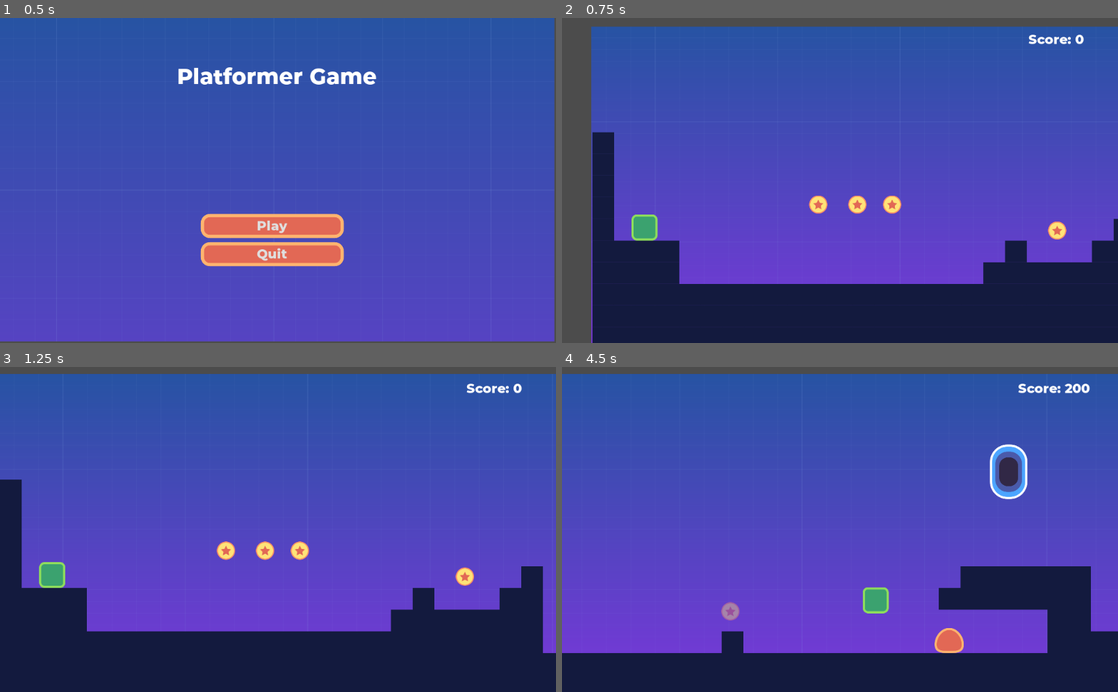
Above: before the commit, frames 1-4 (two rows, left to right).
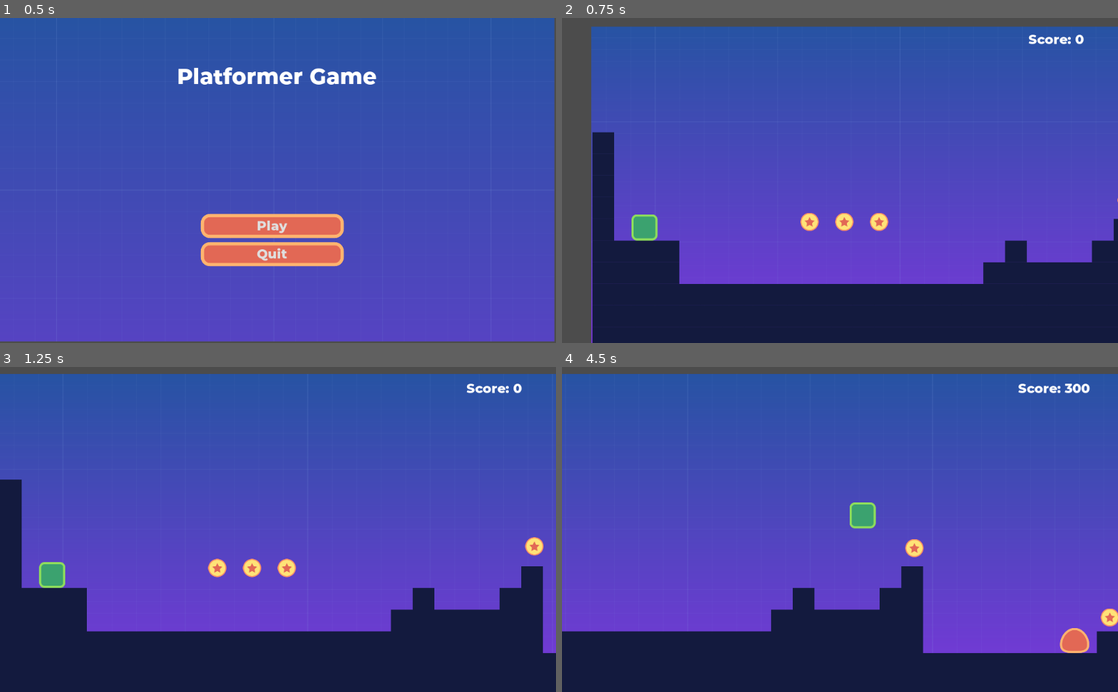
Above: after the commit, the same moments.

Repository: dim11010/Platformer_Game
Game: Godot game, scene res://src/Screens/MainScreen.tscn
Same seed, same stepped clock (60 frames per second), same inputs: the game is played once before the commit and once after it.
Inputs:
- Up to frame 1 (0.5 s): no input
- Up to frame 2 (0.75 s): click "Play" at 0.5 s
- Up to frame 3 (1.25 s): no input
- Up to frame 4 (4.5 s): hold D (move_right) 1.28-2.78 s; tap W (jump) at 1.35, 1.52, 1.82, 2.1, 2.27, 2.57, 2.85, 3.6, 3.77, 4.07, 4.35 s; hold A (move_left) 2.78-3.53 s; hold D (move_right) from 3.53 s (still down)

Frame 1 is identical in both runs. In frame 2, 1.1% of the frame differs, in the area x 42-100%, y 54-69%; in frame 3, 1.2%; in frame 4, 14%, in the area x 0-100%, y 5-89%.

Commit message:
Final Files

Diff:
--- a/src/Objects/Coin.tscn
+++ b/src/Objects/Coin.tscn
@@ -8,7 +8,7 @@
 
 [sub_resource type="Animation" id=4]
 resource_name = "Fade_out"
-length = 0.4
+length = 0.2
 tracks/0/type = "value"
 tracks/0/path = NodePath(".:modulate")
 tracks/0/interp = 1
@@ -16,7 +16,7 @@
 tracks/0/imported = false
 tracks/0/enabled = true
 tracks/0/keys = {
-"times": PoolRealArray( 0, 0.4 ),
+"times": PoolRealArray( 0, 0.2 ),
 "transitions": PoolRealArray( 1, 1 ),
 "update": 0,
 "values": [ Color( 1, 1, 1, 1 ), Color( 1, 1, 1, 0 ) ]
@@ -28,7 +28,7 @@
 tracks/1/imported = false
 tracks/1/enabled = true
 tracks/1/keys = {
-"times": PoolRealArray( 0.6 ),
+"times": PoolRealArray( 0.2 ),
 "transitions": PoolRealArray( 1 ),
 "values": [ {
 "args": [  ],
--- a/src/Objects/Portal.gd
+++ b/src/Objects/Portal.gd
@@ -6,7 +6,7 @@
 export var next_scene: PackedScene
 
 
-func _on_body_entered(body: PhysicsBody2D) -> void:
+func _on_body_entered(_body: PhysicsBody2D) -> void:
 	teleport()
 
 
@@ -16,4 +16,5 @@
 func teleport() -> void:
 	anim_player.play("Fade_in")
 	yield(anim_player, "animation_finished")
+# warning-ignore:return_value_discarded
 	get_tree().change_scene_to(next_scene)
--- a/src/Screens/EndScreen.tscn
+++ b/src/Screens/EndScreen.tscn
@@ -8,6 +8,7 @@
 [ext_resource path="res://src/UserInterface/Title.tscn" type="PackedScene" id=7]
 
 [node name="EndScreen" type="Control"]
+pause_mode = 2
 anchor_right = 1.0
 anchor_bottom = 1.0
 theme = ExtResource( 5 )
--- a/src/Screens/MainScreen.tscn
+++ b/src/Screens/MainScreen.tscn
@@ -7,6 +7,7 @@
 [ext_resource path="res://assets/ui_theme.tres" type="Theme" id=5]
 
 [node name="MainScreen" type="Control"]
+pause_mode = 2
 anchor_right = 1.0
 anchor_bottom = 1.0
 margin_right = -3.0
--- a/src/UserInterface/PlayButton.gd
+++ b/src/UserInterface/PlayButton.gd
@@ -4,7 +4,10 @@
 export(String, FILE) var next_scene_path: = ""
 
 func _on_button_up():
+# warning-ignore:return_value_discarded
+	get_tree().paused = false
 	get_tree().change_scene(next_scene_path)
+
 
 func _get_configuration_warning() -> String:
 	return "next_scene_path must be set for the button to work" if next_scene_path == "" else ""
--- a/src/UserInterface/UserInterface.gd
+++ b/src/UserInterface/UserInterface.gd
@@ -9,7 +9,7 @@
 
 func _ready() -> void:
 	PlayerData.connect("score_updated", self, "update_interface")
-	PlayerData.connect("score_died", self, "_on_PlayerData_player_died")
+	PlayerData.connect("player_died", self, "_on_PlayerData_player_died")
 	update_interface()
 
 func _on_PlayerData_player_died() -> void:
--- a/src/actors/Enemy.tscn
+++ b/src/actors/Enemy.tscn
@@ -7,7 +7,7 @@
 extents = Vector2( 23.5, 17.3333 )
 
 [sub_resource type="RectangleShape2D" id=2]
-extents = Vector2( 23.5, 5.73386 )
+extents = Vector2( 26.5, 5.73386 )
 
 [node name="Enemy" type="KinematicBody2D"]
 collision_layer = 2
--- a/src/actors/Player.gd
+++ b/src/actors/Player.gd
@@ -5,19 +5,20 @@
 export var stomp_impulse: = 1000.0
 
 #Stomp jump in enemy
-func _on_EnemyDetector_area_entered(area: Area2D) -> void:
+func _on_EnemyDetector_area_entered(_area: Area2D) -> void:
 	_velocity = calculate_stomp_velocity(_velocity, stomp_impulse)
 
 #Player die
-func _on_EnemyDetector_body_entered(body: PhysicsBody2D) -> void:
+func _on_EnemyDetector_body_entered(_body: PhysicsBody2D) -> void:
 	die()
 
 #Player jump
-func _physics_process(delta: float) -> void:
+func _physics_process(_delta: float) -> void:
 	var is_jump_interrupted: = Input.is_action_just_released("jump") and _velocity.y < 0.0
 	var direction: = get_direction()
 	_velocity = calculate_move_velocity(_velocity, direction, speed, is_jump_interrupted)
-	_velocity = calculate_move_velocity(_velocity, direction, speed, is_jump_interrupted)
+	_velocity = calculate_move_velocity(_velocity, direction, speed,
+	 is_jump_interrupted)
 	_velocity = move_and_slide(_velocity, FLOOR_NORMAL)
 
 #player will move left and right
--- a/src/actors/Player.tscn
+++ b/src/actors/Player.tscn
@@ -12,8 +12,7 @@
 [node name="Player" type="KinematicBody2D"]
 collision_mask = 8
 script = ExtResource( 2 )
-speed = Vector2( 800, 1500 )
-gravity = 4000.0
+speed = Vector2( 500, 2000 )
 
 [node name="Player" type="Sprite" parent="."]
 position = Vector2( 0, -24 )
--- a/src/actors/actor.gd
+++ b/src/actors/actor.gd
@@ -4,6 +4,6 @@
 const FLOOR_NORMAL: = Vector2.UP
 
 export var speed: Vector2 = Vector2(300.0, 1000.0)
-export var gravity: float = 3000.0
+export var gravity: float = 3500.0
 
 var _velocity: = Vector2.ZERO
--- a/src/levels/Level01.tscn
+++ b/src/levels/Level01.tscn
@@ -8,254 +8,6 @@
 [ext_resource path="res://assets/tileset.tres" type="TileSet" id=6]
 [ext_resource path="res://assets/background.png" type="Texture" id=7]
 [ext_resource path="res://src/UserInterface/UserInterface.tscn" type="PackedScene" id=8]
-
-[sub_resource type="Animation" id=1]
-resource_name = "Fade_out"
-length = 0.6
-tracks/0/type = "value"
-tracks/0/path = NodePath(".:modulate")
-tracks/0/interp = 1
-tracks/0/loop_wrap = true
-tracks/0/imported = false
-tracks/0/enabled = true
-tracks/0/keys = {
-"times": PoolRealArray( 0, 0.6 ),
-"transitions": PoolRealArray( 1, 1 ),
-"update": 0,
-"values": [ Color( 1, 1, 1, 1 ), Color( 1, 1, 1, 0 ) ]
-}
-tracks/1/type = "method"
-tracks/1/path = NodePath(".")
-tracks/1/interp = 1
-tracks/1/loop_wrap = true
-tracks/1/imported = false
-tracks/1/enabled = true
-tracks/1/keys = {
-"times": PoolRealArray( 0.6 ),
-"transitions": PoolRealArray( 1 ),
-"values": [ {
-"args": [  ],
-"method": "queue_free"
-} ]
-}
-
-[sub_resource type="Animation" id=2]
-length = 0.001
-
-[sub_resource type="Animation" id=3]
-resource_name = "bouncing"
-length = 1.4
-loop = true
-tracks/0/type = "value"
-tracks/0/path = NodePath("Coin:position")
-tracks/0/interp = 1
-tracks/0/loop_wrap = true
-tracks/0/imported = false
-tracks/0/enabled = true
-tracks/0/keys = {
-"times": PoolRealArray( 0, 0.6 ),
-"transitions": PoolRealArray( 0.277392, 2.73208 ),
-"update": 0,
-"values": [ Vector2( 0, 10 ), Vector2( 0, -10 ) ]
-}
-tracks/1/type = "value"
-tracks/1/path = NodePath(".:modulate")
-tracks/1/interp = 1
-tracks/1/loop_wrap = true
-tracks/1/imported = false
-tracks/1/enabled = true
-tracks/1/keys = {
-"times": PoolRealArray( 0 ),
-"transitions": PoolRealArray( 1 ),
-"update": 0,
-"values": [ Color( 1, 1, 1, 1 ) ]
-}
-
-[sub_resource type="Animation" id=4]
-resource_name = "Fade_out"
-length = 0.6
-tracks/0/type = "value"
-tracks/0/path = NodePath(".:modulate")
-tracks/0/interp = 1
-tracks/0/loop_wrap = true
-tracks/0/imported = false
-tracks/0/enabled = true
-tracks/0/keys = {
-"times": PoolRealArray( 0, 0.6 ),
-"transitions": PoolRealArray( 1, 1 ),
-"update": 0,
-"values": [ Color( 1, 1, 1, 1 ), Color( 1, 1, 1, 0 ) ]
-}
-tracks/1/type = "method"
-tracks/1/path = NodePath(".")
-tracks/1/interp = 1
-tracks/1/loop_wrap = true
-tracks/1/imported = false
-tracks/1/enabled = true
-tracks/1/keys = {
-"times": PoolRealArray( 0.6 ),
-"transitions": PoolRealArray( 1 ),
-"values": [ {
-"args": [  ],
-"method": "queue_free"
-} ]
-}
-
-[sub_resource type="Animation" id=5]
-length = 0.001
-
-[sub_resource type="Animation" id=6]
-resource_name = "bouncing"
-length = 1.4
-loop = true
-tracks/0/type = "value"
-tracks/0/path = NodePath("Coin:position")
-tracks/0/interp = 1
-tracks/0/loop_wrap = true
-tracks/0/imported = false
-tracks/0/enabled = true
-tracks/0/keys = {
-"times": PoolRealArray( 0, 0.6 ),
-"transitions": PoolRealArray( 0.277392, 2.73208 ),
-"update": 0,
-"values": [ Vector2( 0, 10 ), Vector2( 0, -10 ) ]
-}
-tracks/1/type = "value"
-tracks/1/path = NodePath(".:modulate")
-tracks/1/interp = 1
-tracks/1/loop_wrap = true
-tracks/1/imported = false
-tracks/1/enabled = true
-tracks/1/keys = {
-"times": PoolRealArray( 0 ),
-"transitions": PoolRealArray( 1 ),
-"update": 0,
-"values": [ Color( 1, 1, 1, 1 ) ]
-}
-
-[sub_resource type="Animation" id=7]
-resource_name = "Fade_out"
-length = 0.6
-tracks/0/type = "value"
-tracks/0/path = NodePath(".:modulate")
-tracks/0/interp = 1
-tracks/0/loop_wrap = true
-tracks/0/imported = false
-tracks/0/enabled = true
-tracks/0/keys = {
-"times": PoolRealArray( 0, 0.6 ),
-"transitions": PoolRealArray( 1, 1 ),
-"update": 0,
-"values": [ Color( 1, 1, 1, 1 ), Color( 1, 1, 1, 0 ) ]
-}
-tracks/1/type = "method"
-tracks/1/path = NodePath(".")
-tracks/1/interp = 1
-tracks/1/loop_wrap = true
-tracks/1/imported = false
-tracks/1/enabled = true
-tracks/1/keys = {
-"times": PoolRealArray( 0.6 ),
-"transitions": PoolRealArray( 1 ),
-"values": [ {
-"args": [  ],
-"method": "queue_free"
-} ]
-}
-
-[sub_resource type="Animation" id=8]
-length = 0.001
-
-[sub_resource type="Animation" id=9]
-resource_name = "bouncing"
-length = 1.4
-loop = true
-tracks/0/type = "value"
-tracks/0/path = NodePath("Coin:position")
-tracks/0/interp = 1
-tracks/0/loop_wrap = true
-tracks/0/imported = false
-tracks/0/enabled = true
-tracks/0/keys = {
-"times": PoolRealArray( 0, 0.6 ),
-"transitions": PoolRealArray( 0.277392, 2.73208 ),
-"update": 0,
-"values": [ Vector2( 0, 10 ), Vector2( 0, -10 ) ]
-}
-tracks/1/type = "value"
-tracks/1/path = NodePath(".:modulate")
-tracks/1/interp = 1
-tracks/1/loop_wrap = true
-tracks/1/imported = false
-tracks/1/enabled = true
-tracks/1/keys = {
-"times": PoolRealArray( 0 ),
-"transitions": PoolRealArray( 1 ),
-"update": 0,
-"values": [ Color( 1, 1, 1, 1 ) ]
-}
-
-[sub_resource type="Animation" id=10]
-resource_name = "Fade_out"
-length = 0.6
-tracks/0/type = "value"
-tracks/0/path = NodePath(".:modulate")
-tracks/0/interp = 1
-tracks/0/loop_wrap = true
-tracks/0/imported = false
-tracks/0/enabled = true
-tracks/0/keys = {
-"times": PoolRealArray( 0, 0.6 ),
-"transitions": PoolRealArray( 1, 1 ),
-"update": 0,
-"values": [ Color( 1, 1, 1, 1 ), Color( 1, 1, 1, 0 ) ]
-}
-tracks/1/type = "method"
-tracks/1/path = NodePath(".")
-tracks/1/interp = 1
-tracks/1/loop_wrap = true
-tracks/1/imported = false
-tracks/1/enabled = true
-tracks/1/keys = {
-"times": PoolRealArray( 0.6 ),
-"transitions": PoolRealArray( 1 ),
-"values": [ {
-"args": [  ],
-"method": "queue_free"
-} ]
-}
-
-[sub_resource type="Animation" id=11]
-length = 0.001
-
-[sub_resource type="Animation" id=12]
-resource_name = "bouncing"
-length = 1.4
-loop = true
-tracks/0/type = "value"
-tracks/0/path = NodePath("Coin:position")
-tracks/0/interp = 1
-tracks/0/loop_wrap = true
-tracks/0/imported = false
-tracks/0/enabled = true
-tracks/0/keys = {
-"times": PoolRealArray( 0, 0.6 ),
-"transitions": PoolRealArray( 0.277392, 2.73208 ),
-"update": 0,
-"values": [ Vector2( 0, 10 ), Vector2( 0, -10 ) ]
-}
-tracks/1/type = "value"
-tracks/1/path = NodePath(".:modulate")
-tracks/1/interp = 1
-tracks/1/loop_wrap = true
-tracks/1/imported = false
-tracks/1/enabled = true
-tracks/1/keys = {
-"times": PoolRealArray( 0 ),
-"transitions": PoolRealArray( 1 ),
-"update": 0,
-"values": [ Color( 1, 1, 1, 1 ) ]
-}
 
 [node name="Level01" type="Node2D"]
 __meta__ = {
@@ -296,47 +48,29 @@
 position = Vector2( 1864, 512 )
 
 [node name="Coin" parent="." instance=ExtResource( 2 )]
-position = Vector2( 416, 344 )
+position = Vector2( 400, 376 )
 
 [node name="Coin2" parent="." instance=ExtResource( 2 )]
-position = Vector2( 488, 344 )
-
-[node name="AnimationPlayer" parent="Coin2" index="2"]
-anims/Fade_out = SubResource( 1 )
-anims/RESET = SubResource( 2 )
-anims/bouncing = SubResource( 3 )
+position = Vector2( 464, 376 )
 
 [node name="Coin3" parent="." instance=ExtResource( 2 )]
-position = Vector2( 552, 344 )
-
-[node name="AnimationPlayer" parent="Coin3" index="2"]
-anims/Fade_out = SubResource( 4 )
-anims/RESET = SubResource( 5 )
-anims/bouncing = SubResource( 6 )
+position = Vector2( 528, 376 )
 
 [node name="Coin4" parent="." instance=ExtResource( 2 )]
-position = Vector2( 856, 392 )
-
-[node name="AnimationPlayer" parent="Coin4" index="2"]
-anims/Fade_out = SubResource( 7 )
-anims/RESET = SubResource( 8 )
-anims/bouncing = SubResource( 9 )
+position = Vector2( 984, 336 )
 
 [node name="Coin5" parent="." instance=ExtResource( 2 )]
-position = Vector2( 1336, 456 )
+position = Vector2( 1344, 464 )
 
-[node name="AnimationPlayer" parent="Coin5" index="2"]
-anims/Fade_out = SubResource( 10 )
-anims/RESET = SubResource( 11 )
-anims/bouncing = SubResource( 12 )
+[node name="Coin6" parent="." instance=ExtResource( 2 )]
+position = Vector2( 1736, 384 )
+
+[node name="Coin7" parent="." instance=ExtResource( 2 )]
+position = Vector2( 2104, 344 )
 
 [node name="Portal2D" parent="." instance=ExtResource( 1 )]
 position = Vector2( 1848, 256 )
 next_scene = ExtResource( 5 )
 
+[editable path="UserInterface/UserInterface"]
 [editable path="Player"]
-[editable path="Coin"]
-[editable path="Coin2"]
-[editable path="Coin3"]
-[editable path="Coin4"]
-[editable path="Coin5"]
--- a/src/levels/Level02.tscn
+++ b/src/levels/Level02.tscn
@@ -8,254 +8,6 @@
 [ext_resource path="res://src/Objects/Portal.tscn" type="PackedScene" id=6]
 [ext_resource path="res://src/UserInterface/UserInterface.tscn" type="PackedScene" id=7]
 [ext_resource path="res://src/Screens/EndScreen.tscn" type="PackedScene" id=8]
-
-[sub_resource type="Animation" id=1]
-resource_name = "Fade_out"
-length = 0.4
-tracks/0/type = "value"
-tracks/0/path = NodePath(".:modulate")
-tracks/0/interp = 1
-tracks/0/loop_wrap = true
-tracks/0/imported = false
-tracks/0/enabled = true
-tracks/0/keys = {
-"times": PoolRealArray( 0, 0.4 ),
-"transitions": PoolRealArray( 1, 1 ),
-"update": 0,
-"values": [ Color( 1, 1, 1, 1 ), Color( 1, 1, 1, 0 ) ]
-}
-tracks/1/type = "method"
-tracks/1/path = NodePath(".")
-tracks/1/interp = 1
-tracks/1/loop_wrap = true
-tracks/1/imported = false
-tracks/1/enabled = true
-tracks/1/keys = {
-"times": PoolRealArray( 0.6 ),
-"transitions": PoolRealArray( 1 ),
-"values": [ {
-"args": [  ],
-"method": "queue_free"
-} ]
-}
-
-[sub_resource type="Animation" id=2]
-length = 0.001
-
-[sub_resource type="Animation" id=3]
-resource_name = "bouncing"
-length = 1.4
-loop = true
-tracks/0/type = "value"
-tracks/0/path = NodePath("Coin:position")
-tracks/0/interp = 1
-tracks/0/loop_wrap = true
-tracks/0/imported = false
-tracks/0/enabled = true
-tracks/0/keys = {
-"times": PoolRealArray( 0, 0.6 ),
-"transitions": PoolRealArray( 0.277392, 2.73208 ),
-"update": 0,
-"values": [ Vector2( 0, 10 ), Vector2( 0, -10 ) ]
-}
-tracks/1/type = "value"
-tracks/1/path = NodePath(".:modulate")
-tracks/1/interp = 1
-tracks/1/loop_wrap = true
-tracks/1/imported = false
-tracks/1/enabled = true
-tracks/1/keys = {
-"times": PoolRealArray( 0 ),
-"transitions": PoolRealArray( 1 ),
-"update": 0,
-"values": [ Color( 1, 1, 1, 1 ) ]
-}
-
-[sub_resource type="Animation" id=4]
-resource_name = "Fade_out"
-length = 0.4
-tracks/0/type = "value"
-tracks/0/path = NodePath(".:modulate")
-tracks/0/interp = 1
-tracks/0/loop_wrap = true
-tracks/0/imported = false
-tracks/0/enabled = true
-tracks/0/keys = {
-"times": PoolRealArray( 0, 0.4 ),
-"transitions": PoolRealArray( 1, 1 ),
-"update": 0,
-"values": [ Color( 1, 1, 1, 1 ), Color( 1, 1, 1, 0 ) ]
-}
-tracks/1/type = "method"
-tracks/1/path = NodePath(".")
-tracks/1/interp = 1
-tracks/1/loop_wrap = true
-tracks/1/imported = false
-tracks/1/enabled = true
-tracks/1/keys = {
-"times": PoolRealArray( 0.6 ),
-"transitions": PoolRealArray( 1 ),
-"values": [ {
-"args": [  ],
-"method": "queue_free"
-} ]
-}
-
-[sub_resource type="Animation" id=5]
-length = 0.001
-
-[sub_resource type="Animation" id=6]
-resource_name = "bouncing"
-length = 1.4
-loop = true
-tracks/0/type = "value"
-tracks/0/path = NodePath("Coin:position")
-tracks/0/interp = 1
-tracks/0/loop_wrap = true
-tracks/0/imported = false
-tracks/0/enabled = true
-tracks/0/keys = {
-"times": PoolRealArray( 0, 0.6 ),
-"transitions": PoolRealArray( 0.277392, 2.73208 ),
-"update": 0,
-"values": [ Vector2( 0, 10 ), Vector2( 0, -10 ) ]
-}
-tracks/1/type = "value"
-tracks/1/path = NodePath(".:modulate")
-tracks/1/interp = 1
-tracks/1/loop_wrap = true
-tracks/1/imported = false
-tracks/1/enabled = true
-tracks/1/keys = {
-"times": PoolRealArray( 0 ),
-"transitions": PoolRealArray( 1 ),
-"update": 0,
-"values": [ Color( 1, 1, 1, 1 ) ]
-}
-
-[sub_resource type="Animation" id=7]
-resource_name = "Fade_out"
-length = 0.4
-tracks/0/type = "value"
-tracks/0/path = NodePath(".:modulate")
-tracks/0/interp = 1
-tracks/0/loop_wrap = true
-tracks/0/imported = false
-tracks/0/enabled = true
-tracks/0/keys = {
-"times": PoolRealArray( 0, 0.4 ),
-"transitions": PoolRealArray( 1, 1 ),
-"update": 0,
-"values": [ Color( 1, 1, 1, 1 ), Color( 1, 1, 1, 0 ) ]
-}
-tracks/1/type = "method"
-tracks/1/path = NodePath(".")
-tracks/1/interp = 1
-tracks/1/loop_wrap = true
-tracks/1/imported = false
-tracks/1/enabled = true
-tracks/1/keys = {
-"times": PoolRealArray( 0.6 ),
-"transitions": PoolRealArray( 1 ),
-"values": [ {
-"args": [  ],
-"method": "queue_free"
-} ]
-}
-
-[sub_resource type="Animation" id=8]
-length = 0.001
-
-[sub_resource type="Animation" id=9]
-resource_name = "bouncing"
-length = 1.4
-loop = true
-tracks/0/type = "value"
-tracks/0/path = NodePath("Coin:position")
-tracks/0/interp = 1
-tracks/0/loop_wrap = true
-tracks/0/imported = false
-tracks/0/enabled = true
-tracks/0/keys = {
-"times": PoolRealArray( 0, 0.6 ),
-"transitions": PoolRealArray( 0.277392, 2.73208 ),
-"update": 0,
-"values": [ Vector2( 0, 10 ), Vector2( 0, -10 ) ]
-}
-tracks/1/type = "value"
-tracks/1/path = NodePath(".:modulate")
-tracks/1/interp = 1
-tracks/1/loop_wrap = true
-tracks/1/imported = false
-tracks/1/enabled = true
-tracks/1/keys = {
-"times": PoolRealArray( 0 ),
-"transitions": PoolRealArray( 1 ),
-"update": 0,
-"values": [ Color( 1, 1, 1, 1 ) ]
-}
-
-[sub_resource type="Animation" id=10]
-resource_name = "Fade_out"
-length = 0.4
-tracks/0/type = "value"
-tracks/0/path = NodePath(".:modulate")
-tracks/0/interp = 1
-tracks/0/loop_wrap = true
-tracks/0/imported = false
-tracks/0/enabled = true
-tracks/0/keys = {
-"times": PoolRealArray( 0, 0.4 ),
-"transitions": PoolRealArray( 1, 1 ),
-"update": 0,
-"values": [ Color( 1, 1, 1, 1 ), Color( 1, 1, 1, 0 ) ]
-}
-tracks/1/type = "method"
-tracks/1/path = NodePath(".")
-tracks/1/interp = 1
-tracks/1/loop_wrap = true
-tracks/1/imported = false
-tracks/1/enabled = true
-tracks/1/keys = {
-"times": PoolRealArray( 0.6 ),
-"transitions": PoolRealArray( 1 ),
-"values": [ {
-"args": [  ],
-"method": "queue_free"
-} ]
-}
-
-[sub_resource type="Animation" id=11]
-length = 0.001
-
-[sub_resource type="Animation" id=12]
-resource_name = "bouncing"
-length = 1.4
-loop = true
-tracks/0/type = "value"
-tracks/0/path = NodePath("Coin:position")
-tracks/0/interp = 1
-tracks/0/loop_wrap = true
-tracks/0/imported = false
-tracks/0/enabled = true
-tracks/0/keys = {
-"times": PoolRealArray( 0, 0.6 ),
-"transitions": PoolRealArray( 0.277392, 2.73208 ),
-"update": 0,
-"values": [ Vector2( 0, 10 ), Vector2( 0, -10 ) ]
-}
-tracks/1/type = "value"
-tracks/1/path = NodePath(".:modulate")
-tracks/1/interp = 1
-tracks/1/loop_wrap = true
-tracks/1/imported = false
-tracks/1/enabled = true
-tracks/1/keys = {
-"times": PoolRealArray( 0 ),
-"transitions": PoolRealArray( 1 ),
-"update": 0,
-"values": [ Color( 1, 1, 1, 1 ) ]
-}
 
 [node name="LevelTemplate" type="Node2D"]
 __meta__ = {
@@ -299,47 +51,38 @@
 position = Vector2( 1568, 504 )
 
 [node name="Coin" parent="." instance=ExtResource( 5 )]
-position = Vector2( 416, 344 )
+position = Vector2( 356, 422 )
 
 [node name="Coin2" parent="." instance=ExtResource( 5 )]
-position = Vector2( 1080, 368 )
-
-[node name="AnimationPlayer" parent="Coin2" index="2"]
-anims/Fade_out = SubResource( 1 )
-anims/RESET = SubResource( 2 )
-anims/bouncing = SubResource( 3 )
+position = Vector2( 604, 399 )
 
 [node name="Coin3" parent="." instance=ExtResource( 5 )]
-position = Vector2( 1384, 360 )
-
-[node name="AnimationPlayer" parent="Coin3" index="2"]
-anims/Fade_out = SubResource( 4 )
-anims/RESET = SubResource( 5 )
-anims/bouncing = SubResource( 6 )
+position = Vector2( 604, 355 )
 
 [node name="Coin4" parent="." instance=ExtResource( 5 )]
-position = Vector2( 1384, 408 )
-
-[node name="AnimationPlayer" parent="Coin4" index="2"]
-anims/Fade_out = SubResource( 7 )
-anims/RESET = SubResource( 8 )
-anims/bouncing = SubResource( 9 )
+position = Vector2( 603, 311 )
 
 [node name="Coin5" parent="." instance=ExtResource( 5 )]
-position = Vector2( 1384, 456 )
+position = Vector2( 1071, 371 )
 
-[node name="AnimationPlayer" parent="Coin5" index="2"]
-anims/Fade_out = SubResource( 10 )
-anims/RESET = SubResource( 11 )
-anims/bouncing = SubResource( 12 )
+[node name="Coin6" parent="." instance=ExtResource( 5 )]
+position = Vector2( 1073, 485 )
+
+[node name="Coin7" parent="." instance=ExtResource( 5 )]
+position = Vector2( 1499, 383 )
+
+[node name="Coin8" parent="." instance=ExtResource( 5 )]
+position = Vector2( 1565, 495 )
+
+[node name="Coin9" parent="." instance=ExtResource( 5 )]
+position = Vector2( 2016, 412 )
+
+[node name="Coin10" parent="." instance=ExtResource( 5 )]
+position = Vector2( 2094, 295 )
 
 [node name="Portal2D" parent="." instance=ExtResource( 6 )]
 position = Vector2( 1960, 206 )
 next_scene = ExtResource( 8 )
 
+[editable path="UserInterface/UserInterface"]
 [editable path="Player"]
-[editable path="Coin"]
-[editable path="Coin2"]
-[editable path="Coin3"]
-[editable path="Coin4"]
-[editable path="Coin5"]
Not shown: 1 places in src/levels/Level01.tscn that only renumber resources
Not shown: 1 places in src/levels/Level02.tscn that only renumber resources
